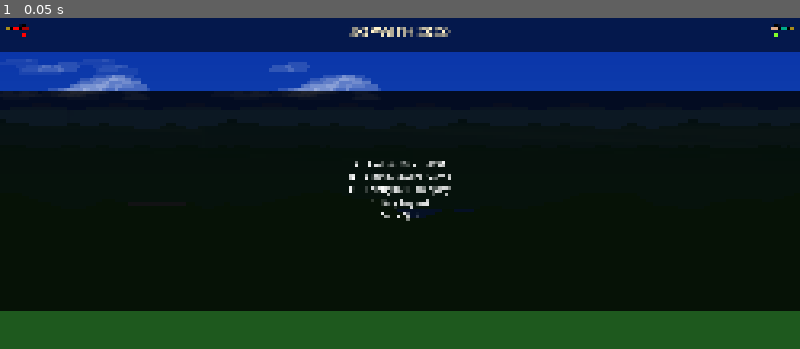
Above: before the commit, frame 1.
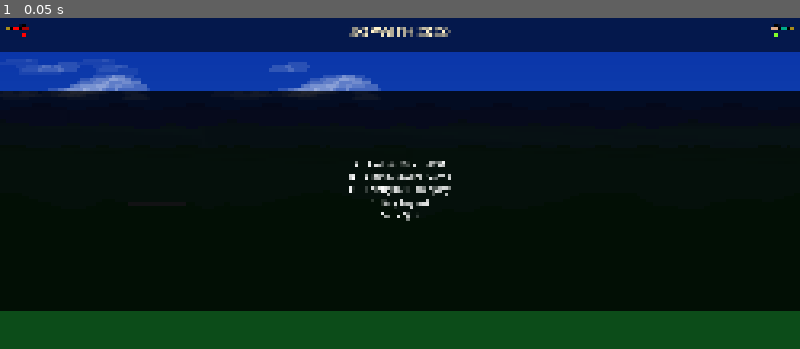
Above: after the commit, the same moment.

Repository: sometimesanotion/godot-sopwith
Game: Godot game, scene res://main.tscn
Same seed, same stepped clock (60 frames per second), same inputs: the game is played once before the commit and once after it. Sound files missing from this copy of the repository are replaced by a short silence.
Inputs:
- Up to frame 1 (0.05 s): no input

The runs differ from the first frame. In frame 1, 0.1% of the frame differs, in the area x 49-60%, y 57-61%.

Commit message:
Partially correct terrain shading.

Diff:
--- a/scripts/background.gd
+++ b/scripts/background.gd
@@ -37,7 +37,7 @@
 const LAYER1_MOTION_SCALE_X := 0.05
 const LAYER1_MOTION_SCALE_Y := 0.25
 const LAYER1_BASELINE_Y     := 800.0
-const LAYER1_FLOOR_Y        := 1400.0
+const LAYER1_FLOOR_Y        := 1600.0
 const LAYER1_AMPLITUDE_PX   := 380.0
 const LAYER1_FREQUENCY      := 0.0018
 const LAYER1_SEGMENT_PX     := 64.0
@@ -49,7 +49,7 @@
 const LAYER2_MOTION_SCALE_X := 0.15
 const LAYER2_MOTION_SCALE_Y := 0.35
 const LAYER2_BASELINE_Y     := 820.0
-const LAYER2_FLOOR_Y        := 1400.0
+const LAYER2_FLOOR_Y        := 1600.0
 const LAYER2_AMPLITUDE_PX   := 210.0
 const LAYER2_FREQUENCY      := 0.0028
 const LAYER2_SEGMENT_PX     := 56.0
@@ -60,7 +60,7 @@
 const LAYER3_MOTION_SCALE_X := 0.3
 const LAYER3_MOTION_SCALE_Y := 0.5
 const LAYER3_BASELINE_Y     := 800.0
-const LAYER3_FLOOR_Y        := 1400.0
+const LAYER3_FLOOR_Y        := 1600.0
 const LAYER3_AMPLITUDE_PX   := 110.0
 const LAYER3_FREQUENCY      := 0.0035
 const LAYER3_SEGMENT_PX     := 64.0
--- a/scripts/parallax_scenery.gd
+++ b/scripts/parallax_scenery.gd
@@ -6,16 +6,16 @@
 # =============================================================================
 
 ## Layer 1 (Farthest): Monolithic Alps. Deep regal cobalt blues.
-const COBALT_ALPS_CREST := Color(0.16, 0.24, 0.58)
-const COBALT_ALPS_BASE  := Color(0.24, 0.48, 0.70)
+const COBALT_ALPS_CREST := Color(0.08, 0.15, 0.50)
+const COBALT_ALPS_BASE  := Color(0.12, 0.20, 0.55)
 
 ## Layer 2 (Mid): Misty transition hills.
-const MID_MOUNTAIN_CREST := Color(0.08, 0.30, 0.34)
-const MID_MOUNTAIN_BASE  := Color(0.20, 0.40, 0.40)
+const MID_MOUNTAIN_CREST := Color(0.10, 0.24, 0.36)
+const MID_MOUNTAIN_BASE  := Color(0.15, 0.35, 0.40)
 
 ## Layer 3 (Nearest): Foreground backdrop hills.
-const FOREGROUND_HILL_CREST := Color(0.08, 0.30, 0.20)
-const FOREGROUND_HILL_BASE  := Color(0.12, 0.35, 0.24)
+const FOREGROUND_HILL_CREST := Color(0.08, 0.26, 0.14)
+const FOREGROUND_HILL_BASE  := Color(0.10, 0.32, 0.22)
 
 const DEFAULT_SNOW_LINE_Y := 530.0
 const FLIGHT_CEILING_PX := 2000.0
--- a/scripts/terrain.gd
+++ b/scripts/terrain.gd
@@ -34,7 +34,7 @@
 var terrain_polygons: Array[Polygon2D] = []
 var runways: Array[Vector2] = []
 
-@export var ground_color: Color = Color(0.12, 0.35, 0.12)
+@export var ground_color: Color = Color(0.05, 0.30, 0.10)
 @export var runway_color: Color = Color(0.35, 0.35, 0.4)
 
 func _ready() -> void:
